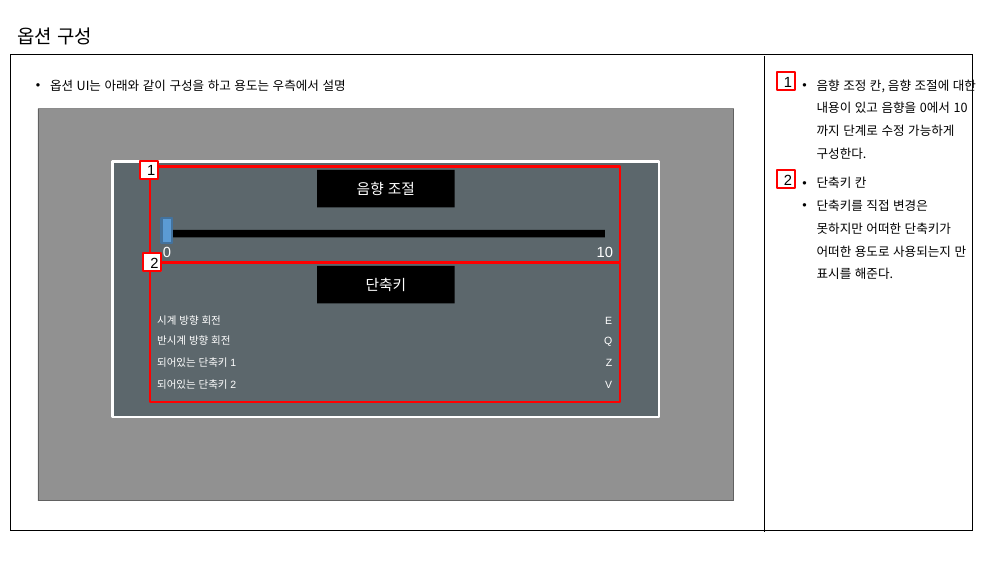
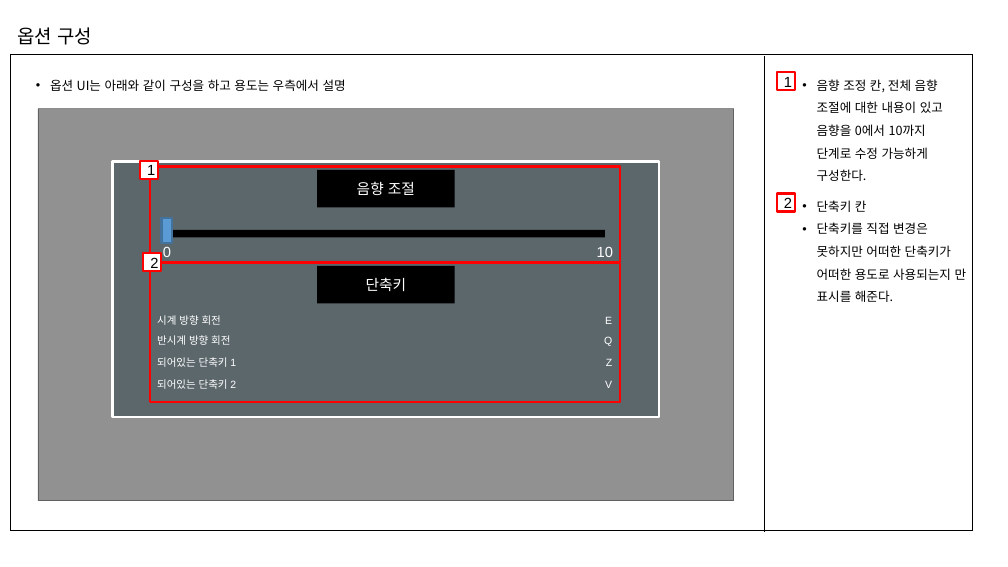
Before and after one commit to kimmk1533/DefensiveDungeon, a slide deck: slide 2 of Documents/이전 작업 내용/[김세윤]옵션_적용방식_1125.pptx. Drawn at 1008x567 pixels with LibreOffice and Linux fonts; fonts in the diff are those of the drawing; grey boxes stand for pictures. Boxes give left, top, right and bottom in pixels: in the first picture for what was removed or moved away, otherwise in the second. Text is boxed around its words. In the diff, an @@ line names an element or a change of style, - is before the commit and + after.

Commit message:
내용 수정
내용 수정

```diff
--- a/Documents/이전 작업 내용/[김세윤]옵션_적용방식_1125.pptx
+++ b/Documents/이전 작업 내용/[김세윤]옵션_적용방식_1125.pptx
@@ text at [817,79,943,181]: text changed @@
-• 음향 조정 칸, 음향 조절에 대한 내용이 있고 음향을 0에서 10까지 단계로 수정 가능하게 구성한다.
+• 음향 조정 칸, 전체 음향 조절에 대한 내용이 있고 음향을 0에서 10까지 단계로 수정 가능하게 구성한다.
@@ rectangle "2": place and size @@
-rectangle "2" at [777,170,795,188]
+rectangle "2" at [777,194,795,212]
@@ text "단축키 칸": place and size @@
-text "단축키 칸" at [817,176,967,279]
+text "단축키 칸" at [817,200,967,302]
```
